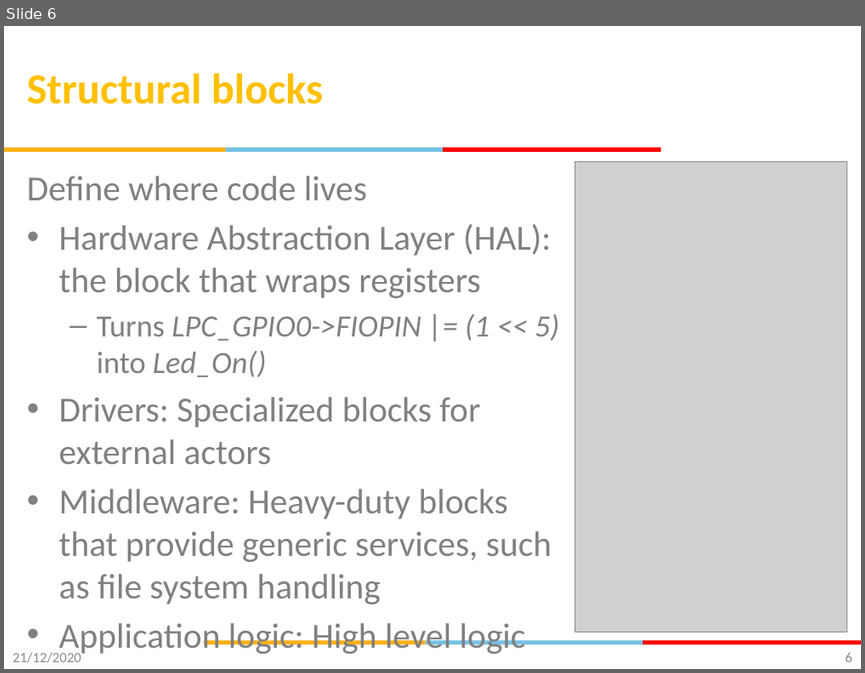
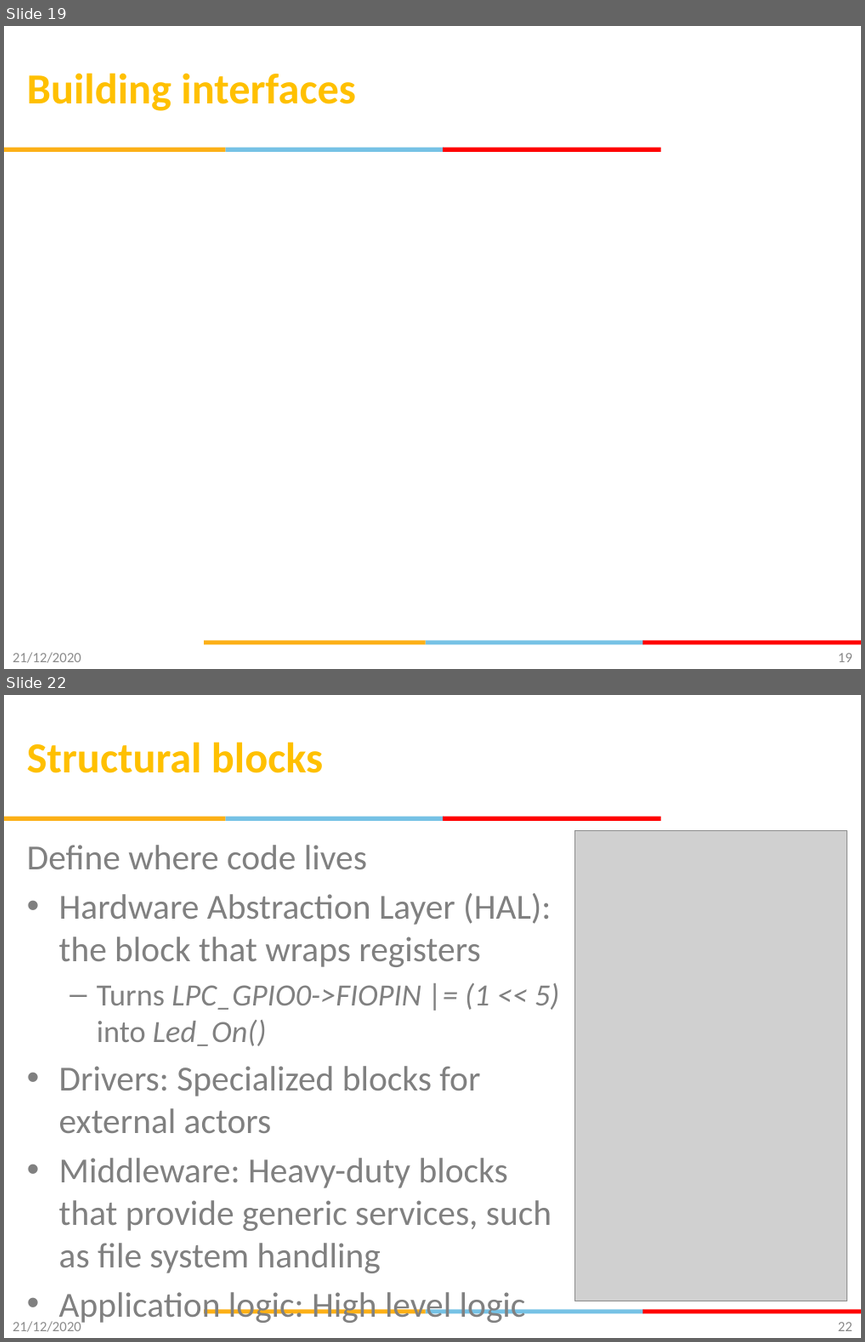
Before and after one commit to gsaurabhr-teaching/csg523-material, a slide deck: Lec-13-16-firmware-architecture.pptx. Shown one above the other, each under a label of ours: slide 6 before the commit, slides 19 and 22 after it; the slides between them are not shown. The pictures are 865x673 and 865x1342 pixels, drawn with LibreOffice and Linux fonts; fonts in the diff are those of the drawing; grey boxes stand for pictures; background and template pictures are left out. Boxes give left, top, right and bottom in pixels: in the first picture for what was removed or moved away, otherwise in the second. Text is boxed around its words. In the diff, an @@ line names an element or a change of style, - is before the commit and + after.

```diff
--- a/Lec-13-16-firmware-architecture.pptx
+++ b/Lec-13-16-firmware-architecture.pptx
@@ slide 19 added at (4, 26, 861, 669), background #FFFFFF; not listed: 6 template elements that a slide beside it also shows @@
@@ title added at (27, 73, 356, 111), 36 pt, text #FFC000, bold @@
+Building interfaces
@@ text added at (12, 652, 81, 663), 12 pt, text #8C8C8C @@
+21/12/2020
@@ page number added at (838, 652, 852, 662), 12 pt, text #898989 @@
+19
@@ what was slide 6 is now slide 22 @@
@@ page number at (838, 1321, 852, 1331): text changed @@
-6
+22
```
Also in this commit, not shown: 17 other slides added, 2 slides removed.
